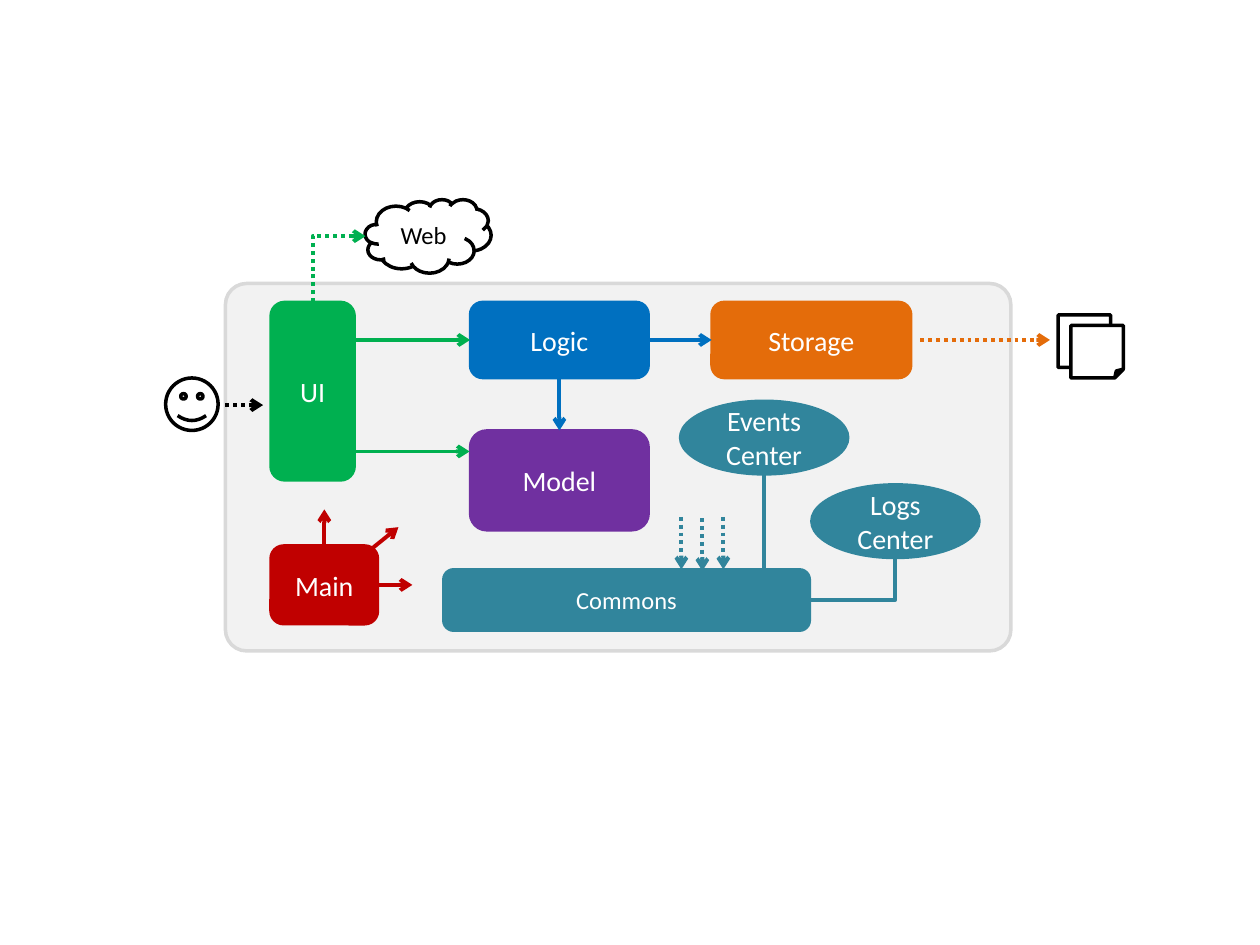
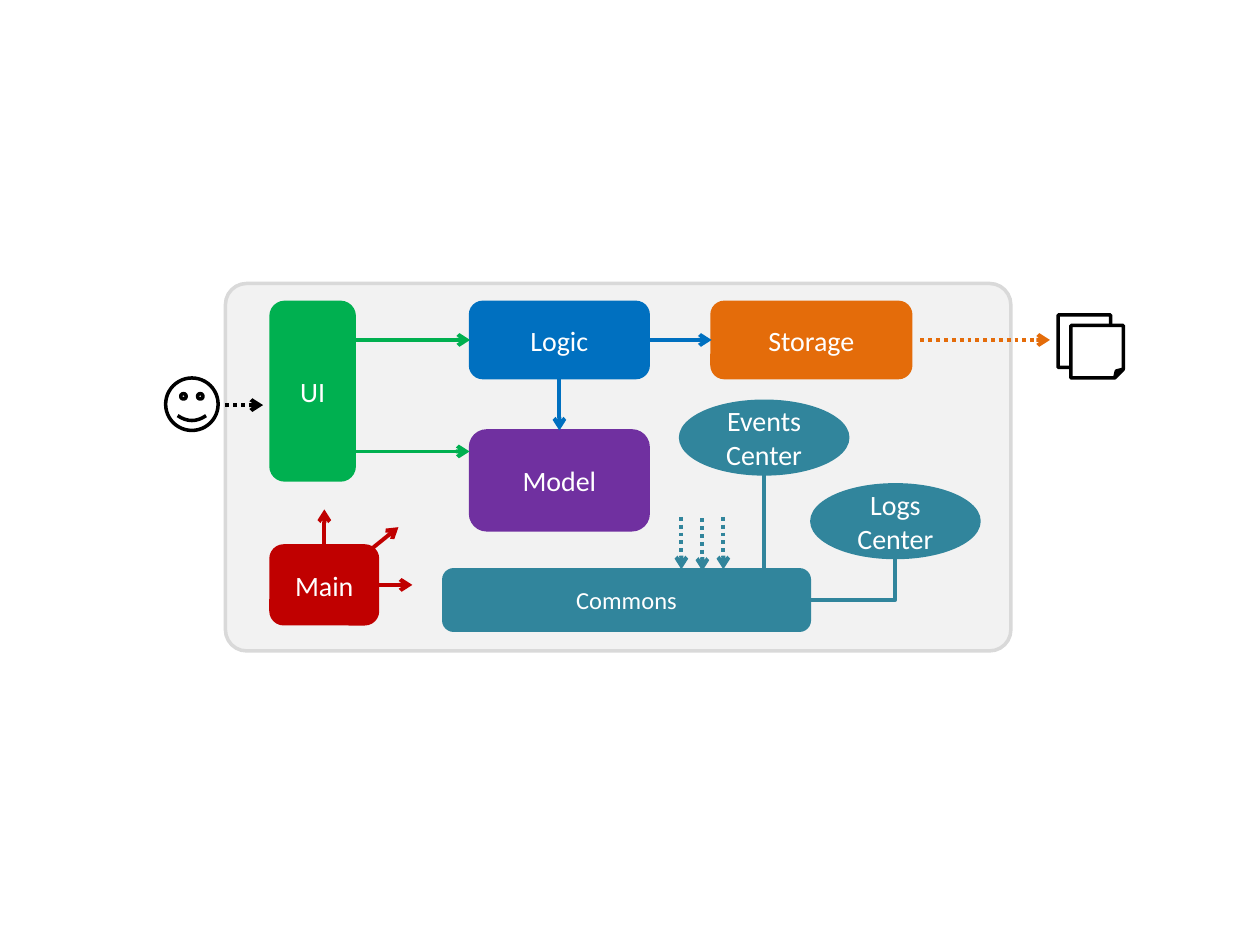
Before and after one commit to tanboonjoon/main, a slide deck: slide 2 of docs/diagrams/Diagrams.pptx. Drawn at 1260x945 pixels with LibreOffice and Linux fonts; fonts in the diff are those of the drawing. Boxes give left, top, right and bottom in pixels: in the first picture for what was removed or moved away, otherwise in the second. Text is boxed around its words. In the diff, an @@ line names an element or a change of style, - is before the commit and + after.

```diff
--- a/docs/diagrams/Diagrams.pptx
+++ b/docs/diagrams/Diagrams.pptx
@@ cloud removed at (365,199,491,272) @@
-Web
@@ elbow arrow removed from (312, 302) to (365, 237) @@
```
Also in this commit, not shown: 1 other slide changed, 2 slides added, 4 other files.
